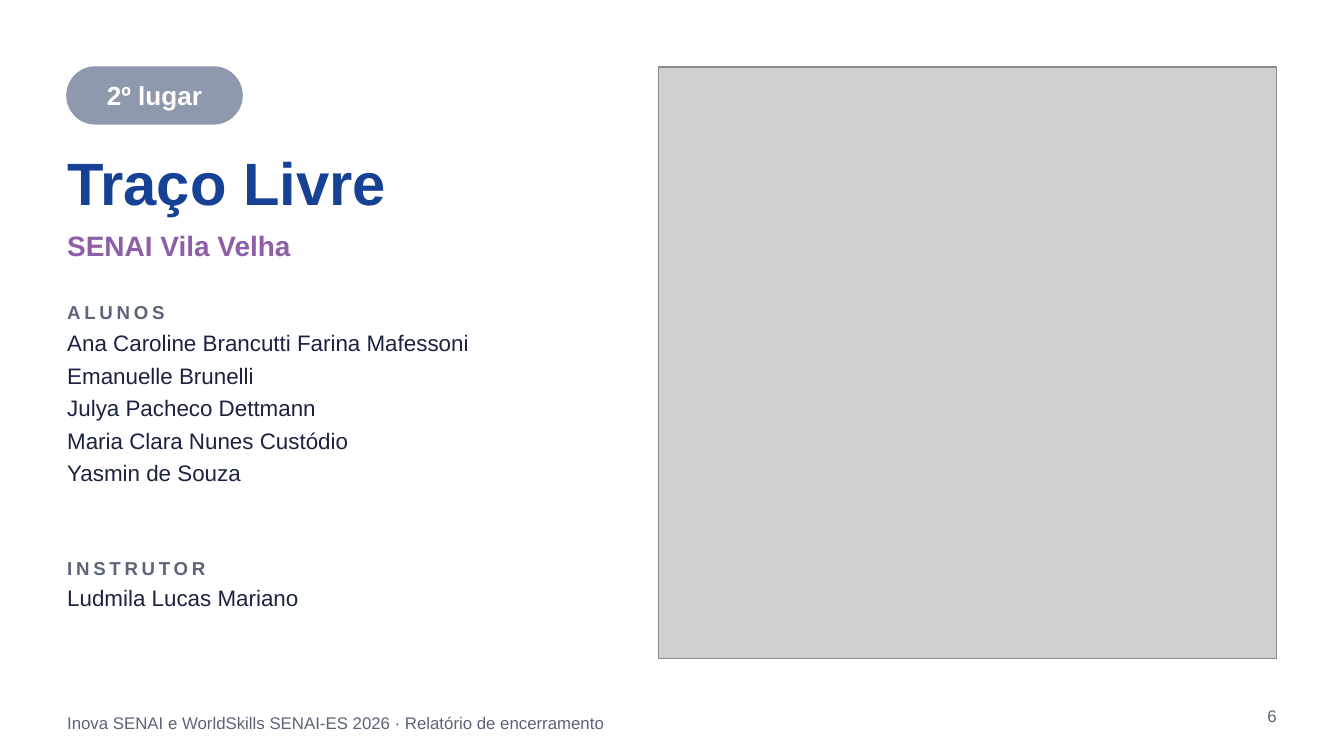
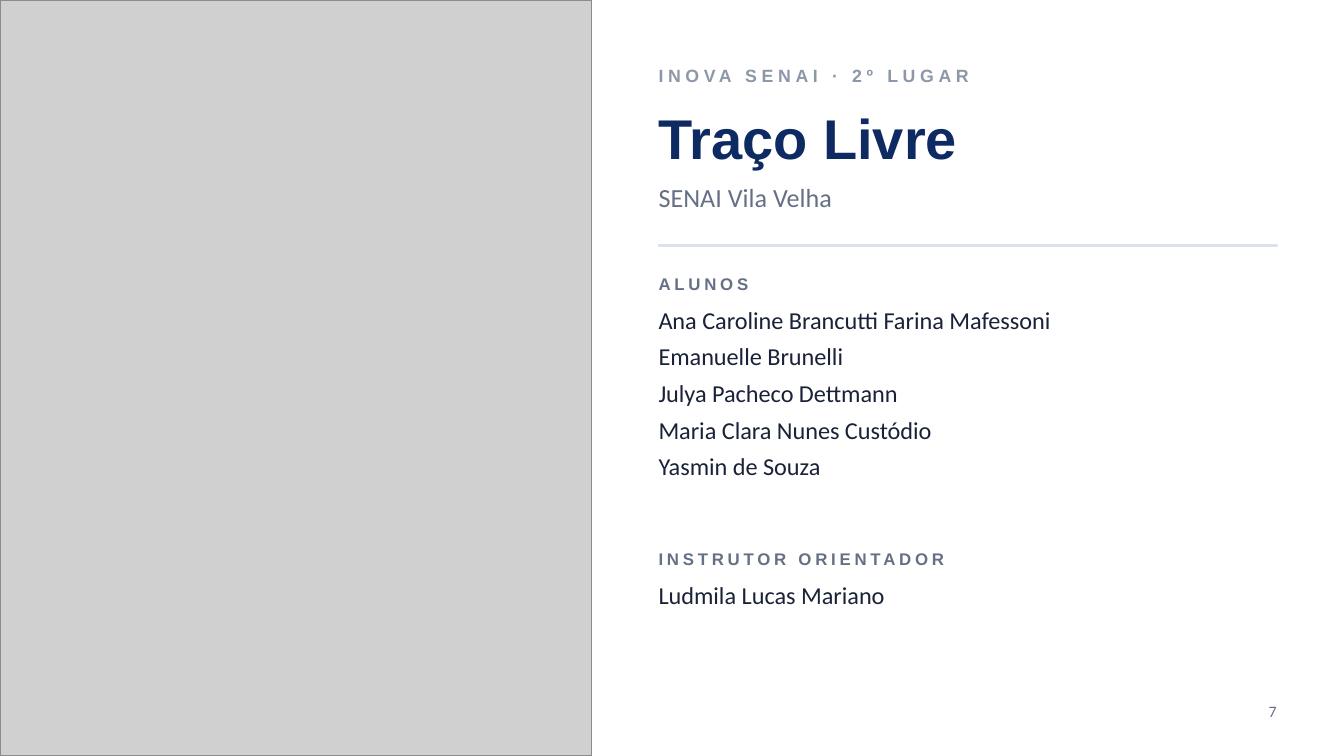
Before and after one commit to renissonsouza-crypto/07-10-26, a slide deck: slide 7 of relatorio-encerramento/Relatorio_Encerramento_Inova_WorldSkills_ES_2026.pptx (slide 6 before the commit). Drawn at 1344x756 pixels with LibreOffice and Linux fonts; fonts in the diff are those of the drawing; grey boxes stand for pictures. Boxes give left, top, right and bottom in pixels: in the first picture for what was removed or moved away, otherwise in the second. Text is boxed around its words. In the diff, an @@ line names an element or a change of style, - is before the commit and + after.

```diff
--- a/relatorio-encerramento/Relatorio_Encerramento_Inova_WorldSkills_ES_2026.pptx
+++ b/relatorio-encerramento/Relatorio_Encerramento_Inova_WorldSkills_ES_2026.pptx
@@ picture: place and size @@
-picture at (659, 67, 1277, 659)
+picture at (0, 0, 591, 755)
@@ rounded rectangle removed at (67, 67, 242, 124) @@
@@ text at (107, 86, 202, 111): text changed; size 14 to 9.5 pt; text colour #FFFFFF to #8C97A8 @@
-2º lugar
+INOVA SENAI · 2º LUGAR
@@ text "Traço Livre": place and size @@
-text "Traço Livre" at (67, 161, 386, 216)
+text "Traço Livre" at (659, 118, 957, 169)
@@ text "Traço Livre" at (659, 118, 957, 169): size 32 to 30 pt, text colour #164194 to #0E2A63 @@
@@ text "SENAI Vila Velha": place and size @@
-text "SENAI Vila Velha" at (67, 235, 290, 257)
+text "SENAI Vila Velha" at (659, 189, 832, 207)
@@ text "SENAI Vila Velha" at (659, 189, 832, 207): size 15 to 14 pt, font Arial to Calibri, text colour #8E5FA8 to #667085, bold off @@
@@ text "ALUNOS": place and size @@
-text "ALUNOS" at (67, 306, 164, 319)
+text "ALUNOS" at (659, 278, 749, 290)
@@ text "ALUNOS" at (659, 278, 749, 290): size 10 to 9 pt, text colour #5B6478 to #667085 @@
@@ rectangle added at (659, 245, 1277, 246), fill #DCE2EC, outline #DCE2EC 1 pt @@
@@ text "Ana Caroline Brancutti Farina Mafessoni": place and size @@
-text "Ana Caroline Brancutti Farina Mafessoni" at (67, 334, 469, 482)
+text "Ana Caroline Brancutti Farina Mafessoni" at (659, 312, 1050, 475)
@@ text "Ana Caroline Brancutti Farina Mafessoni" at (659, 312, 1050, 475): size 12 to 13 pt, font Arial to Calibri, text colour #1B2340 to #1A2238; more space between paragraphs @@
@@ text at (67, 562, 205, 575): text changed; size 10 to 9 pt; text colour #5B6478 to #667085 @@
-INSTRUTOR
+INSTRUTOR ORIENTADOR
@@ text "Ludmila Lucas Mariano" at (659, 587, 884, 604): size 12 to 13 pt, font Arial to Calibri, text colour #1B2340 to #1A2238; more space between paragraphs @@
@@ text "Ludmila Lucas Mariano": place and size @@
-text "Ludmila Lucas Mariano" at (67, 589, 299, 607)
+text "Ludmila Lucas Mariano" at (659, 587, 884, 604)
@@ text removed at (67, 716, 604, 729) @@
-Inova SENAI e WorldSkills SENAI-ES 2026 · Relatório de encerramento
@@ page number removed at (1267, 710, 1276, 722) @@
-6
@@ page number added at (1269, 707, 1277, 717), 8.5 pt, text #667085 @@
+7
```
Also in this commit, not shown: 9 other slides changed, 8 slides added, 6 slides removed, 1 other file.
